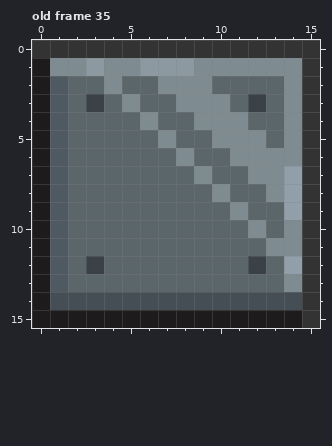
Two versions of one pixel-art file, public/assets/graphics/snek-tiles-16.ase. The picture above was drawn from the file before the commit.
16x16 pixels, 38 frames. Colours within 5 levels of each other are drawn and written as one. Shown: old frame 35. The commit also changed other frames, which this record leaves out.
New version:
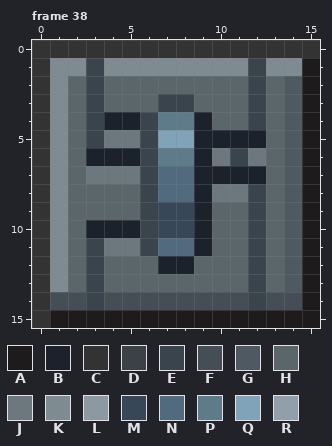
Palette (. is transparent): A #1d1b1b  B #1b222b  C #333333  D #3a4247  E #3a444d  F #454e55  G #4f5961  H #5b666b  J #6d787e  K #7e8b90  L #8c99a0  M #374758  N #526a7d  P #5e7b89  Q #80a3b7  R #909fa9
A new or re-ordered frame is compared with the old frame closest to it.
Difference:
frames 38 -> 43
Frame 38 is new; against old frame 35, layer "layer":
y 1: x 0 A -> C; x 3 L -> E; x 6..8 LLL -> KKK; x 12 K -> E; x 15 C -> A
y 2: x 0..1 AG -> CK; x 3..4 HK -> EH; x 7..9 KKK -> HHH; x 12 H -> E; x 14..15 KC -> GA
y 3: x 0..1 AG -> CK; x 3 D -> E; x 5 K -> H; x 7..10 HKKK -> EEHH; x 12 D -> E; x 14..15 KC -> GA
y 4: x 0..1 AG -> CK; x 3..12 HHHKHHKKKH -> EBBEPPBHHE; x 14..15 KC -> GA
y 5: x 0..1 AG -> CK; x 3..12 HHHHKHHKKK -> EJJEQQBBBB; x 14..15 KC -> GA
y 6: x 0..1 AG -> CK; x 3..15 HHHHHKHHKKKKC -> BBBEPPBJEJHGA
y 7: x 0..1 AG -> CK; x 3..15 HHHHHHKHHKKRC -> JJJENNBBBBHGA
y 8: x 0..1 AG -> CK; x 6..15 HHHHKHHKRC -> ENNBJJEHGA
y 9: x 0..1 AG -> CK; x 6..9 HHHH -> EMMB; x 11..12 KH -> HE; x 14..15 RC -> GA
y 10: x 0..1 AG -> CK; x 3..9 HHHHHHH -> BBBEMMB; x 12 K -> E; x 14..15 KC -> GA
y 11: x 0..1 AG -> CK; x 3..9 HHHHHHH -> EJJENNB; x 12..15 HKKC -> EHGA
y 12: x 0..1 AG -> CK; x 3 D -> E; x 7..8 HH -> BB; x 12 D -> E; x 14..15 RC -> GA
y 13: x 0..1 AG -> CK; x 3 H -> E; x 12 H -> E; x 14..15 KC -> GA
y 14: x 0 A -> C; x 3 F -> E; x 12 F -> E; x 15 C -> A
y 15: x 0 A -> C; x 15 C -> A
